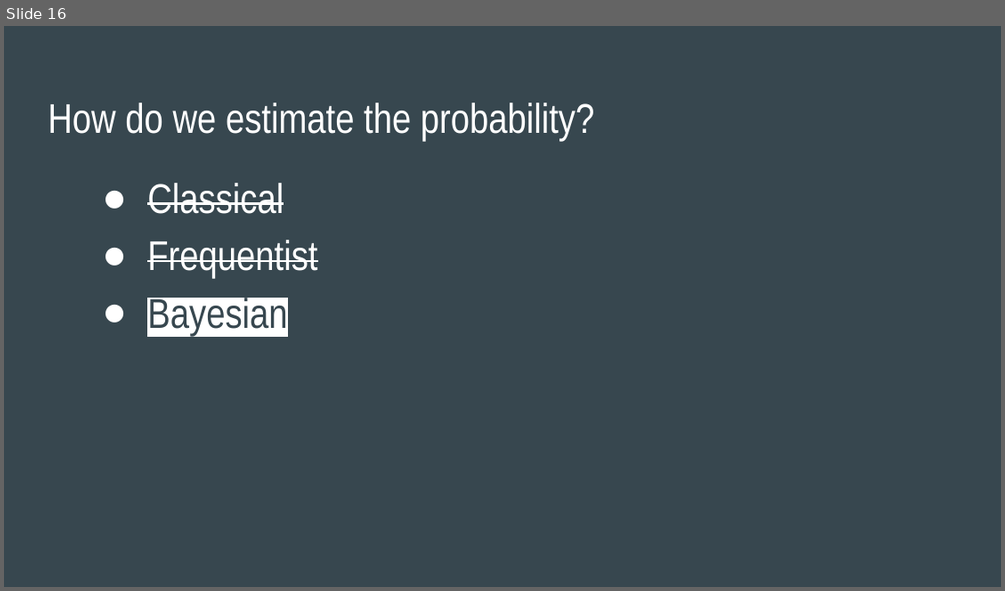
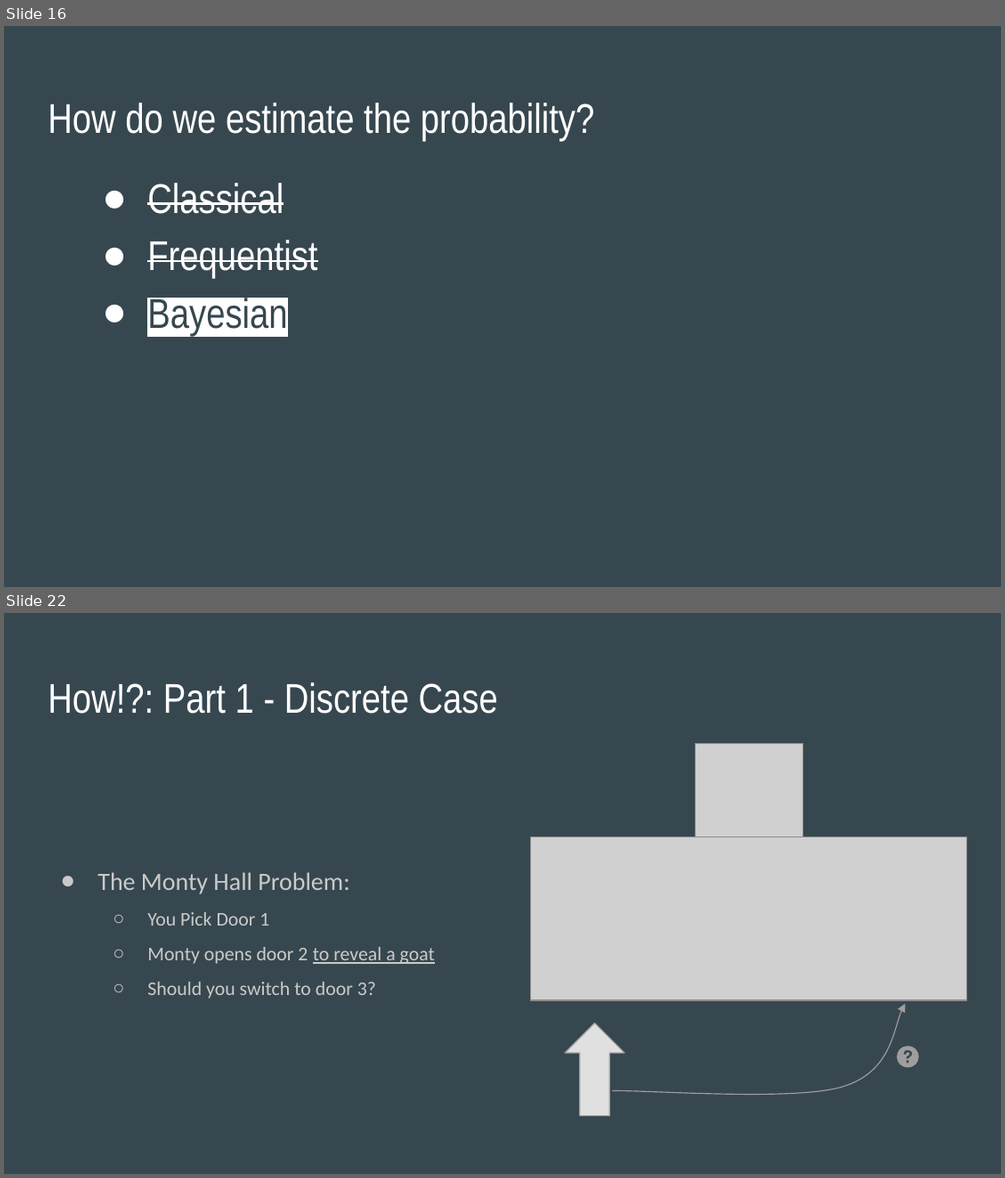
Before and after one commit to SThornewillvE/Hamburg_DS_Meetup_Bayesian-Stats_Intro, a slide deck: slides/intro_to_bayes_slides.pptx. Shown one above the other, each under a label of ours: slide 16 before the commit, slides 16 and 22 after it; the slides between them are not shown. The pictures are 1005x591 and 1005x1178 pixels, drawn with LibreOffice and Linux fonts; fonts in the diff are those of the drawing; grey boxes stand for pictures. Boxes give left, top, right and bottom in pixels: in the first picture for what was removed or moved away, otherwise in the second. Text is boxed around its words. In the diff, an @@ line names an element or a change of style, - is before the commit and + after.

```diff
--- a/slides/intro_to_bayes_slides.pptx
+++ b/slides/intro_to_bayes_slides.pptx
@@ slide 22 added at bbox=[4, 613, 1001, 1174], background #37474F @@
@@ title added at bbox=[48, 682, 498, 714], 30 pt, text #FFFFFF @@
+How!?: Part 1 - Discrete Case
@@ picture added at bbox=[695, 744, 802, 836] @@
@@ picture added at bbox=[530, 836, 966, 1000] @@
@@ text added at bbox=[97, 872, 435, 998], 14 pt, text #CACACA @@
+● The Monty Hall Problem:
+  ○ You Pick Door 1
+  ○ Monty opens door 2 to reveal a goat
+  ○ Should you switch to door 3?
@@ freeform shape added at bbox=[612, 1004, 905, 1094], outline #9E9E9E 0.75 pt @@
@@ up arrow added at bbox=[564, 1022, 624, 1115], fill #E0E0E0, outline #9E9E9E 0.75 pt @@
@@ freeform shape added at bbox=[896, 1046, 918, 1068], fill #9E9E9E @@
```
Also in this commit, not shown: 1 slide changed, 22 other slides added, 2 slides removed, 1 other file.
